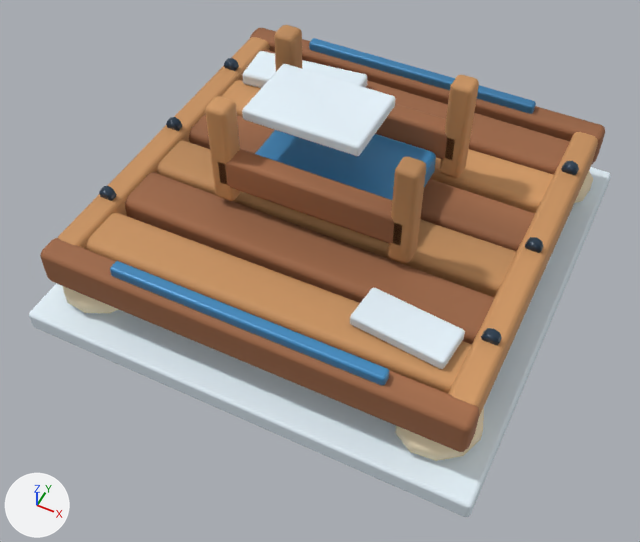
What one commit did to the glTF model HavenlineGodot/assets/stations_v2/pad_stock.glb.
Rendered twice from a 50 mm camera at (1.19, -2.6, 2.99) aimed at (0.04, -0.3, 0.12). Lighting does not change. The marker at lower left points along +X, +Y and +Z. The older version comes first. Vertices at exactly the same position are counted once.

In view in the first picture: 'pad_stock'.
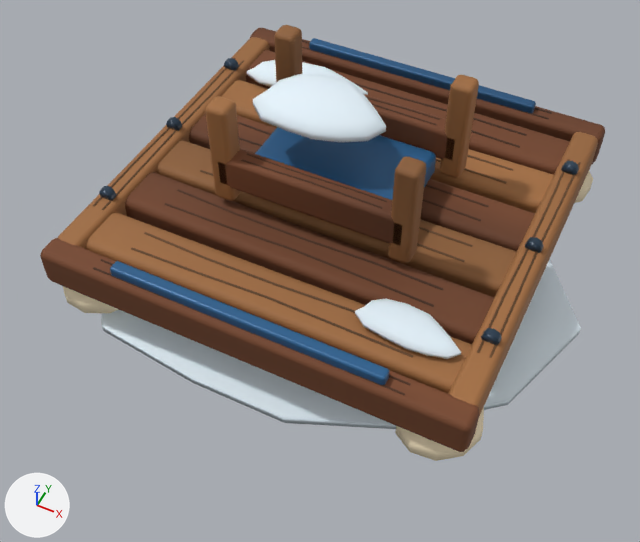
Changed parts and their boxes (x1, y1, x2, y2) in the pictures (640 x 542 px):
'pad_stock', reshaped (11% shorter): before (29, 25, 611, 517); after (40, 25, 605, 461)
part 1 of me_pad_stock, rebuilt: before (29, 167, 611, 517); after (101, 259, 581, 429)
part 2 of me_pad_stock, rebuilt: before (242, 51, 367, 88); after (247, 60, 368, 95)
part 3 of me_pad_stock, rebuilt (8% narrower, 25% shorter): before (350, 287, 465, 369); after (355, 298, 461, 359)
part 4 of me_pad_stock, rebuilt (13% narrower, 26% shorter): before (242, 64, 395, 156); after (253, 74, 386, 142)
part 5 of me_pad_stock, added: after (92, 40, 581, 395)
part 6 of me_pad_stock, recoloured (darker): (40, 25, 605, 452) in both

Diff of the bpy script that builds the scene:
```diff
--- a/HavenlineGodot/assets/stations_v2/pad_stock.glb.py
+++ b/HavenlineGodot/assets/stations_v2/pad_stock.glb.py
@@ me_pad_stock @@
 # used by ob_pad_stock; location = (0.0, 0.0, 0.0)
-me_pad_stock.from_pydata(...)  # 1676 vertices, 3212 faces; spans x -1.01..1.01, y -1.01..1.01, z -0.06..0.86
+me_pad_stock.from_pydata(...)  # 2893 vertices, 5386 faces; spans x -1.0..1.14, y -0.96..1.08, z -0.11..0.86
+# me_pad_stock part 1: the loose piece of 56 vertices spanning x -1.01..1.01, y -1.01..1.01, z -0.06..0.04 is rebuilt with 99 vertices and now spans x -1.0..1.14, y -0.96..1.08, z -0.11..0.08
+# me_pad_stock part 2: the loose piece of 56 vertices spanning x -0.78..-0.18, y 0.45..0.71, z 0.35..0.42 is rebuilt with 86 vertices and now spans x -0.76..-0.15, y 0.47..0.7, z 0.34..0.43
+# me_pad_stock part 3: the loose piece of 56 vertices spanning x 0.35..0.77, y -0.72..-0.5, z 0.35..0.41 is rebuilt with 86 vertices and now spans x 0.36..0.78, y -0.7..-0.51, z 0.34..0.41
+# me_pad_stock part 4: the loose piece of 56 vertices spanning x -0.36..0.16, y -0.2..0.16, z 0.73..0.79 is rebuilt with 86 vertices and now spans x -0.36..0.19, y -0.19..0.17, z 0.7..0.82
+# me_pad_stock part 5: 1084 vertices added at x -0.89..0.89, y -0.89..0.89, z 0.34..0.62
+# me_pad_stock part 6: 2052 kept faces spanning x -0.93..0.93, y -0.92..0.92, z 0.19..0.86 get new vertex colours
 me_pad_stock.materials.append(mat_hl_snow)
```
